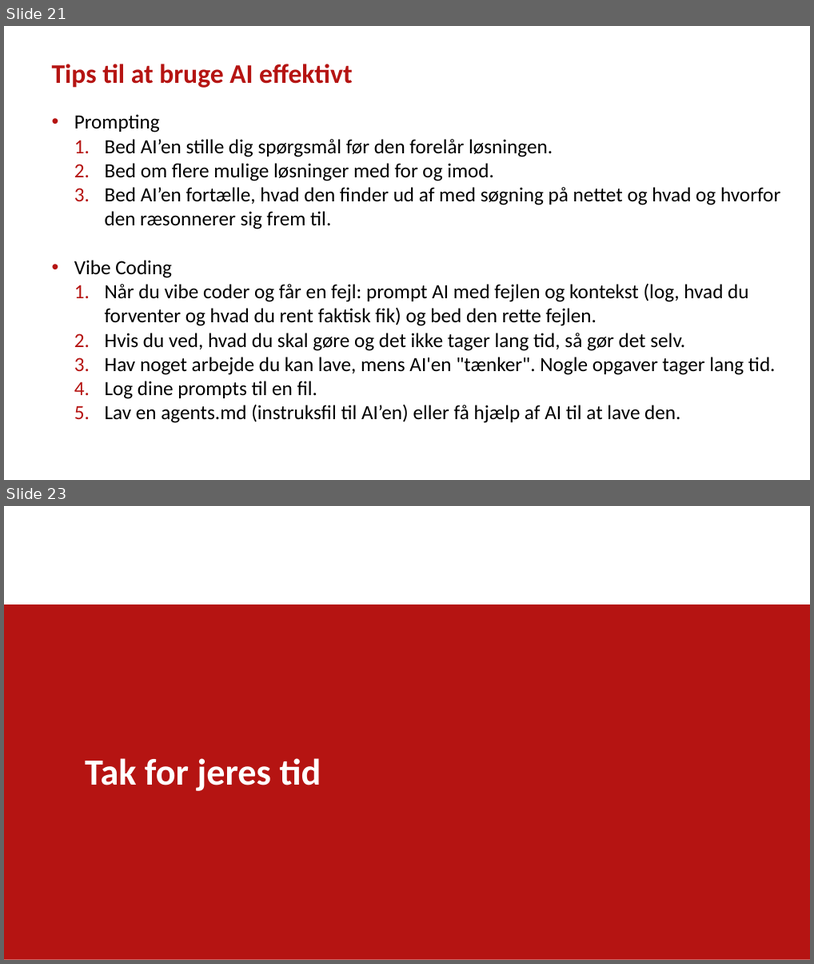
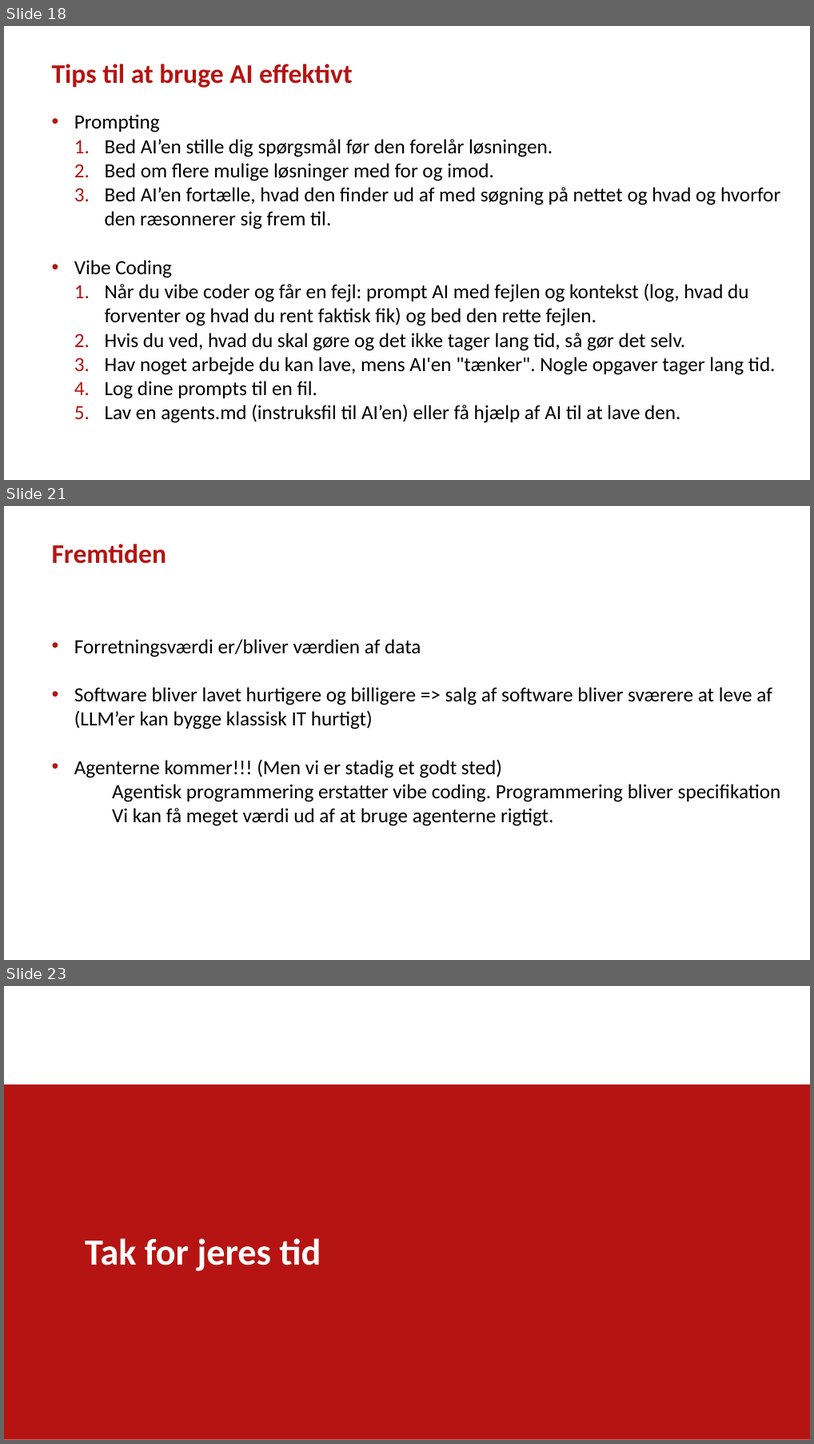
Before and after one commit to steenhulthin/DEK26_Vibe-coding-AI-assisteret-udvikling-og-ArcGIS, a slide deck: Vibe coding og AI-assisteret udvikling af geodata-dashboards - Steen Hulthin Rasmussen - SSI - 14.11.2025.pptx. Shown one above the other, each under a label of ours: slides 21 and 23 before the commit, slides 18, 21 and 23 after it; the slides between them are not shown. The pictures are 814x964 and 814x1444 pixels, drawn with LibreOffice and Linux fonts; fonts in the diff are those of the drawing; background and template pictures are left out. Boxes give left, top, right and bottom in pixels: in the first picture for what was removed or moved away, otherwise in the second. Text is boxed around its words. In the diff, an @@ line names an element or a change of style, - is before the commit and + after.

```diff
--- a/Vibe coding og AI-assisteret udvikling af geodata-dashboards - Steen Hulthin Rasmussen - SSI - 14.11.2025.pptx
+++ b/Vibe coding og AI-assisteret udvikling af geodata-dashboards - Steen Hulthin Rasmussen - SSI - 14.11.2025.pptx
@@ slide 21 added at (4,506,810,960), background #FFFFFF @@
@@ title added at (52,544,167,564), 32 pt, text #B51412, bold @@
+Fremtiden
@@ text added at (74,639,782,826), 24 pt, text #000000 @@
+• Forretningsværdi er/bliver værdien af data
+• Software bliver lavet hurtigere og billigere => salg af software bliver sværere at leve af (LLM’er kan bygge klassisk IT hurtigt)
+• Agenterne kommer!!! (Men vi er stadig et godt sted)
+Agentisk programmering erstatter vibe coding. Programmering bliver specifikation
+Vi kan få meget værdi ud af at bruge agenterne rigtigt.
@@ what was slide 21 is now slide 18 @@
```
Also in this commit, not shown: 4 slides changed, 4 other slides added, 5 slides removed, 3 other files.
